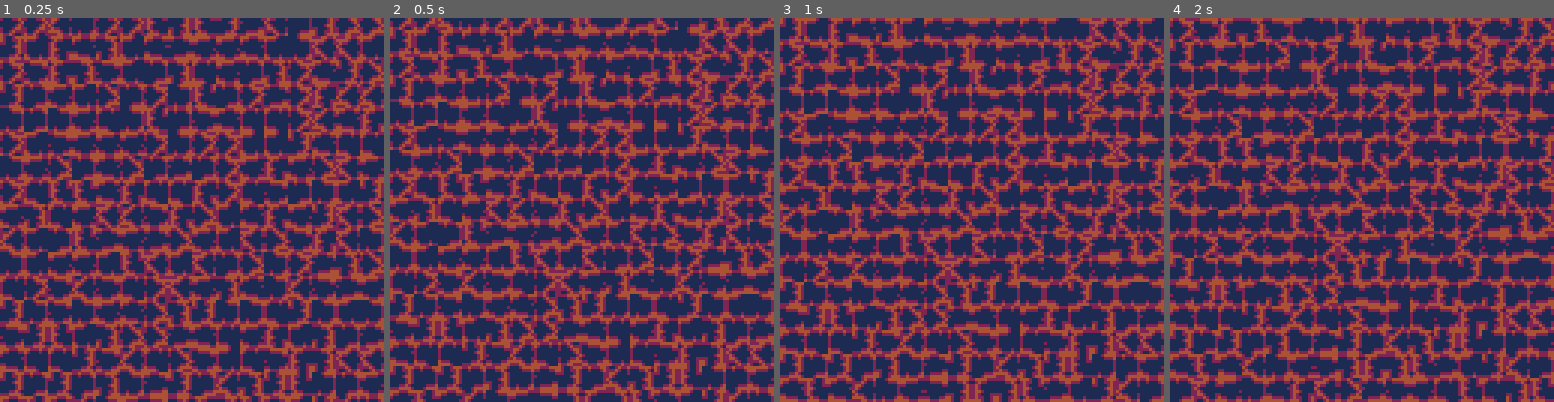
Above: before the commit, frames 1-4 (left to right).
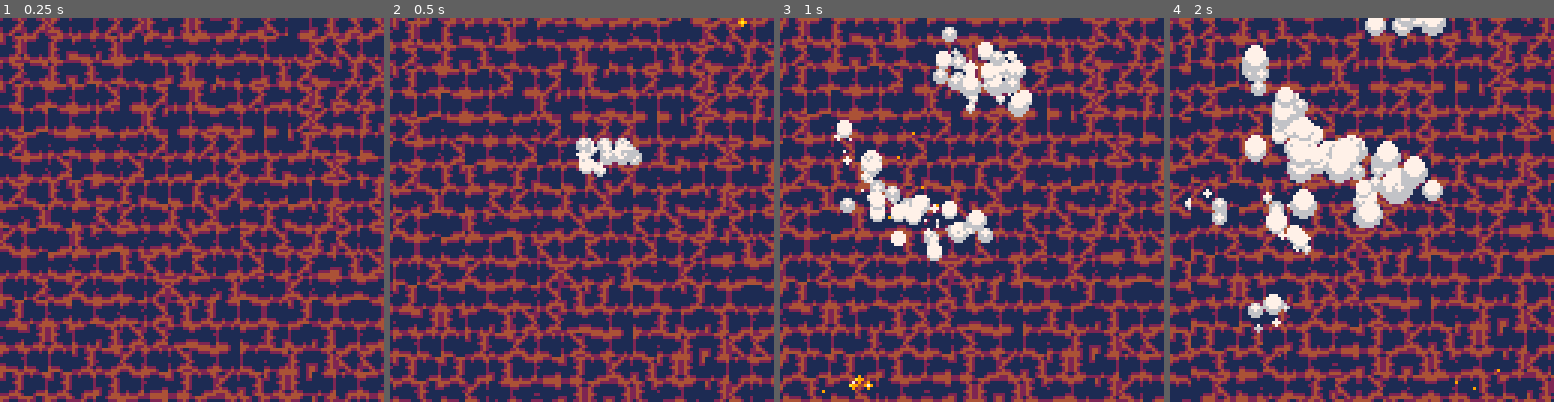
Above: after the commit, the same moments.

Repository: FreeCodeCampGuam/LavaFlow
Game: PICO-8 cartridge lavaflow.p8
Same seed, same stepped clock (60 frames per second), same inputs: the game is played once before the commit and once after it.
Inputs:
- Up to frame 1 (0.25 s): no input
- Up to frame 2 (0.5 s): tap X (X key) at 0.33 s
- Up to frame 3 (1 s): tap O (Z key) at 0.7 s
- Up to frame 4 (2 s): tap X (X key) at 1.07, 1.85 s; hold Right from 1.6 s (still down); tap O (Z key) at 1.7 s

Frame 1 is identical in both runs. In frame 2, 67% of the frame differs, in the area x 0-100%, y 0-100%; in frame 3, 41%; in frame 4, 60%.

Commit message:
test interfaces

Diff:
--- a/lavaflow.p8
+++ b/lavaflow.p8
@@ -434,6 +434,21 @@
  else
   trans_cam(0, tileh/maprate)
  end
+ if t%flr(rnd(30))==0 then
+  r = flr(rnd(maph))+1
+  c = flr(rnd(mapw))+1
+  if rnd(10)<1 then
+   --confirmed shake doesn't cause map creep
+   add_shake(rnd(rnd(20)),rnd(20))
+  else
+   spawn_spark(flr(rnd(2)),
+               c*tilew, r*tileh,
+               vary(0,3), vary(0,3),
+               tilew, tileh,
+               rnd(10),
+               rnd(3), rnd(3))
+  end
+ end
  -- end testing interfaces
 end
 
